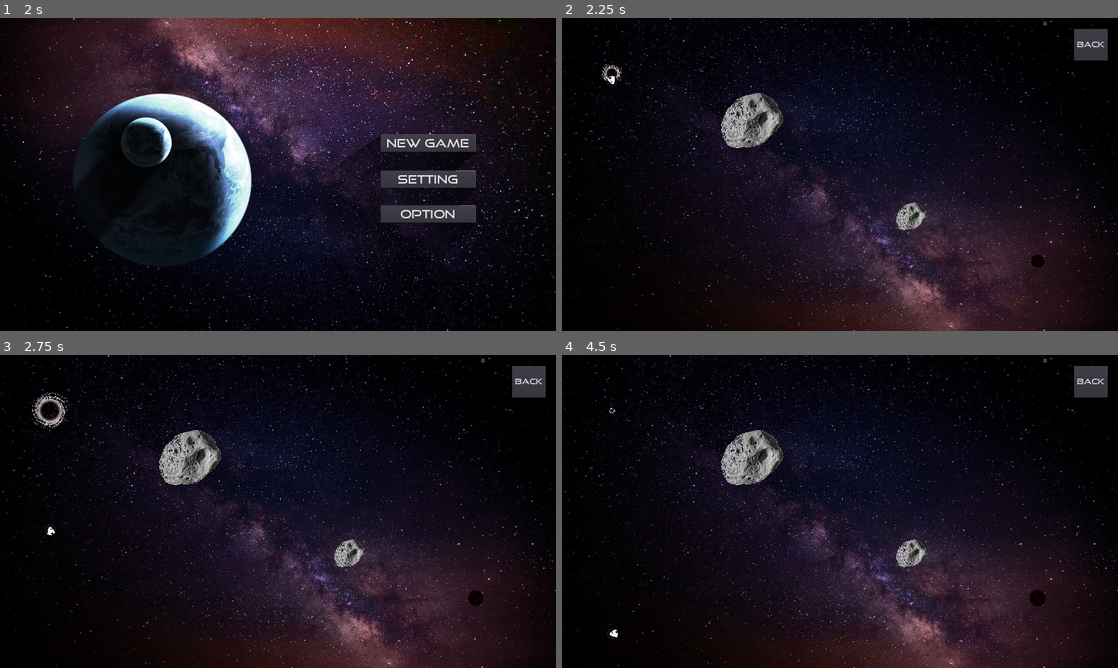
Above: before the commit, frames 1-4 (two rows, left to right).
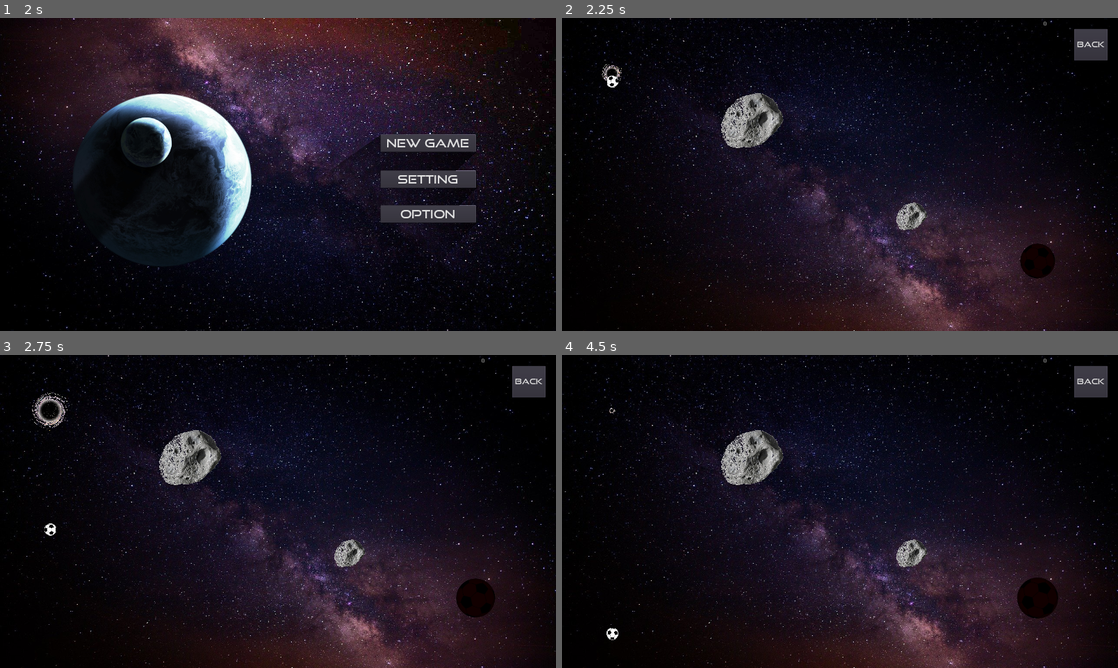
Above: after the commit, the same moments.

Repository: allenshi2014/balldrop
Game: Godot game, scene res://Menu.tscn
Two runs of this game, one before a commit and one after it. Both use one fixed random seed, a clock stepped at 60 frames per second and the inputs below.
Inputs (mouse positions are in pixels of both pictures, inside the frame that each line leads up to):
- Up to frame 1 (2 s): click "Setting" at 0.5 s; click "BACK" at 1.25 s
- Up to frame 2 (2.25 s): click "New Game" at 2 s
- Up to frame 3 (2.75 s): no input
- Up to frame 4 (4.5 s): click "Back" at 2.75 s; click "New Game" at 3.5 s; move the mouse to (962, 495) at 4.27 s; click (962, 495) at 4.42 s

Frame 1 is identical in both runs. In frame 2, 0.5% of the frame differs, in the area x 8-89%, y 18-84%; in frame 3, 0.5%; in frame 4, 0.6%, in the area x 7-90%, y 71-92%.

Commit message:
today updates

Diff:
--- a/global.gd
+++ b/global.gd
@@ -1,4 +1,7 @@
 extends Node
 
-#allen: show the number of lines amount
+#show the number of lines amount
 var line_count = 0
+
+#
+var ball_avator = "ball1"
--- a/level/ball.gd
+++ b/level/ball.gd
@@ -11,7 +11,16 @@
 	var ball_texture3 = preload("res://image/ball/ball3.png")
 	var ball_texture4 = preload("res://image/ball/ball4.png")
 
-	$sprite.set_texture(ball_texture4)
+	if Global.ball_avator == "ball1":
+		$sprite.set_texture(ball_texture1)
+	elif Global.ball_avator == "ball2":
+		$sprite.set_texture(ball_texture2)
+	elif Global.ball_avator == "ball3":
+		$sprite.set_texture(ball_texture3)
+	elif Global.ball_avator == "ball4":
+		$sprite.set_texture(ball_texture4)
+	else:
+		$sprite.set_texture(ball_texture1)
 
 	prevpos = position
 	initalpos = position
--- a/level/gate.tscn
+++ b/level/gate.tscn
@@ -17,7 +17,7 @@
 "times": PoolRealArray( 0, 1, 2 ),
 "transitions": PoolRealArray( 1, 1, 1 ),
 "update": 0,
-"values": [ Vector2( 0.3, 0.3 ), Vector2( 0.4, 0.4 ), Vector2( 0.3, 0.3 ) ]
+"values": [ Vector2( 0.8, 0.8 ), Vector2( 1, 1 ), Vector2( 0.8, 0.8 ) ]
 }
 
 [node name="gate" type="StaticBody2D" groups=[
@@ -29,8 +29,7 @@
 [node name="spr" type="Sprite" parent="."]
 modulate = Color( 0.0745098, 0.00392157, 0.00392157, 1 )
 self_modulate = Color( 0.964706, 0.0784314, 0.0784314, 1 )
-position = Vector2( 0, 0.5 )
-scale = Vector2( 0.38, 0.38 )
+scale = Vector2( 0.852863, 0.852863 )
 texture = ExtResource( 1 )
 
 [node name="shape" type="CollisionPolygon2D" parent="."]
--- a/selection.gd
+++ b/selection.gd
@@ -34,6 +34,8 @@
 		#show play button when in range
 		if space <= 50 and space >= 0:
 			$btn_play.visible = true
+			#pass the selected ball name to ball.gd
+			Global.ball_avator = child.name
 
 
 	#sliding after swipe with gradual increment
@@ -79,3 +81,7 @@
 
 func _on_btn_back_pressed():
 	get_tree().change_scene("res://menu.tscn")
+
+
+func _on_btn_play_pressed():
+	get_tree().change_scene("res://level/stage1/stage1_1.tscn")
--- a/selection.tscn
+++ b/selection.tscn
@@ -82,4 +82,4 @@
 "_edit_use_anchors_": false
 }
 [connection signal="pressed" from="btn_back" to="." method="_on_btn_back_pressed"]
-[connection signal="pressed" from="btn_play" to="." method="_on_btn_back_pressed"]
+[connection signal="pressed" from="btn_play" to="." method="_on_btn_play_pressed"]
